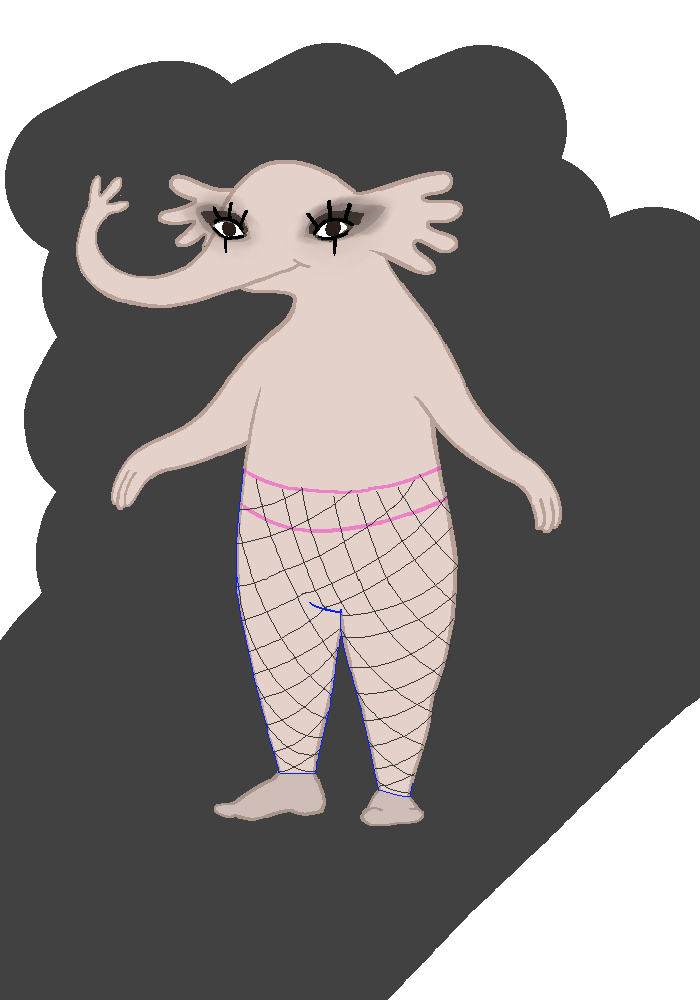
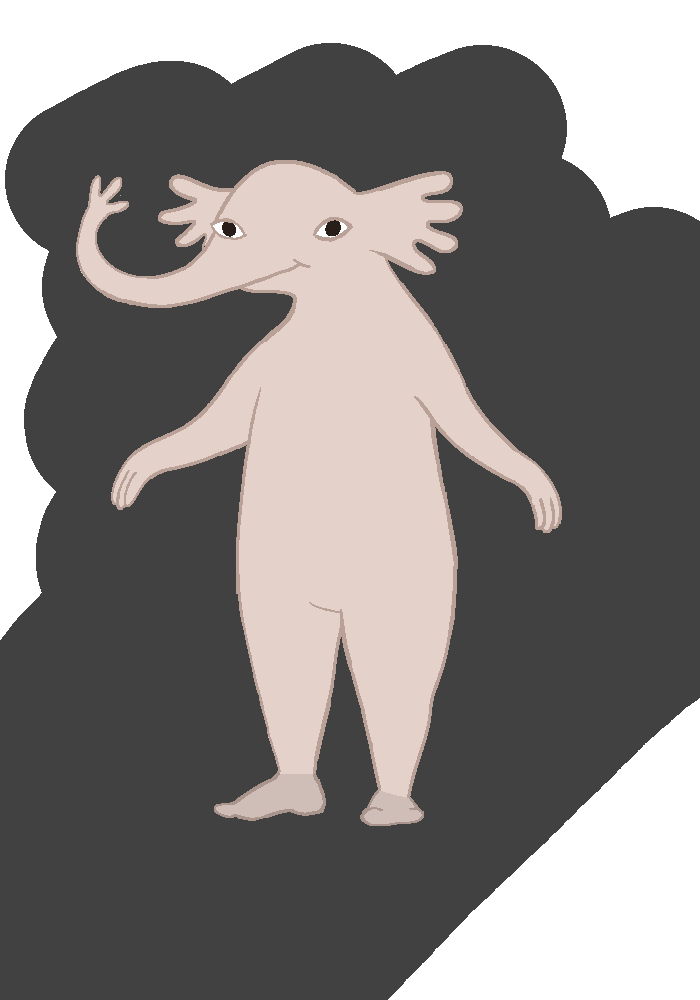
Layers edited between the first and the second w=700, h=1000 image:
hid group "guides" (2 layers), opacity 38% → 100% over bbox(179, 190, 459, 797)
added group "Group 89" with 6 layers in group "done" over bbox(179, 190, 459, 797)
added layer "smile" in group "Group 89" over bbox(179, 190, 459, 797)
"sharpie eyes": blend normal → pass through, moved it into group "Group 93" over bbox(179, 190, 396, 268)
renamed "Group 62" to "fishnets", moved it into group "Group 93" over bbox(236, 466, 459, 797)
renamed "Group 62" to "old", hid the group it (5 layers) over bbox(236, 466, 459, 797)
painted on "Paint Layer 64" over bbox(236, 466, 459, 797)
painted on "Paint Layer 63" (1st of 2, in "done" › "Group 93" › "fishnets" › "old") over bbox(256, 466, 459, 797)
